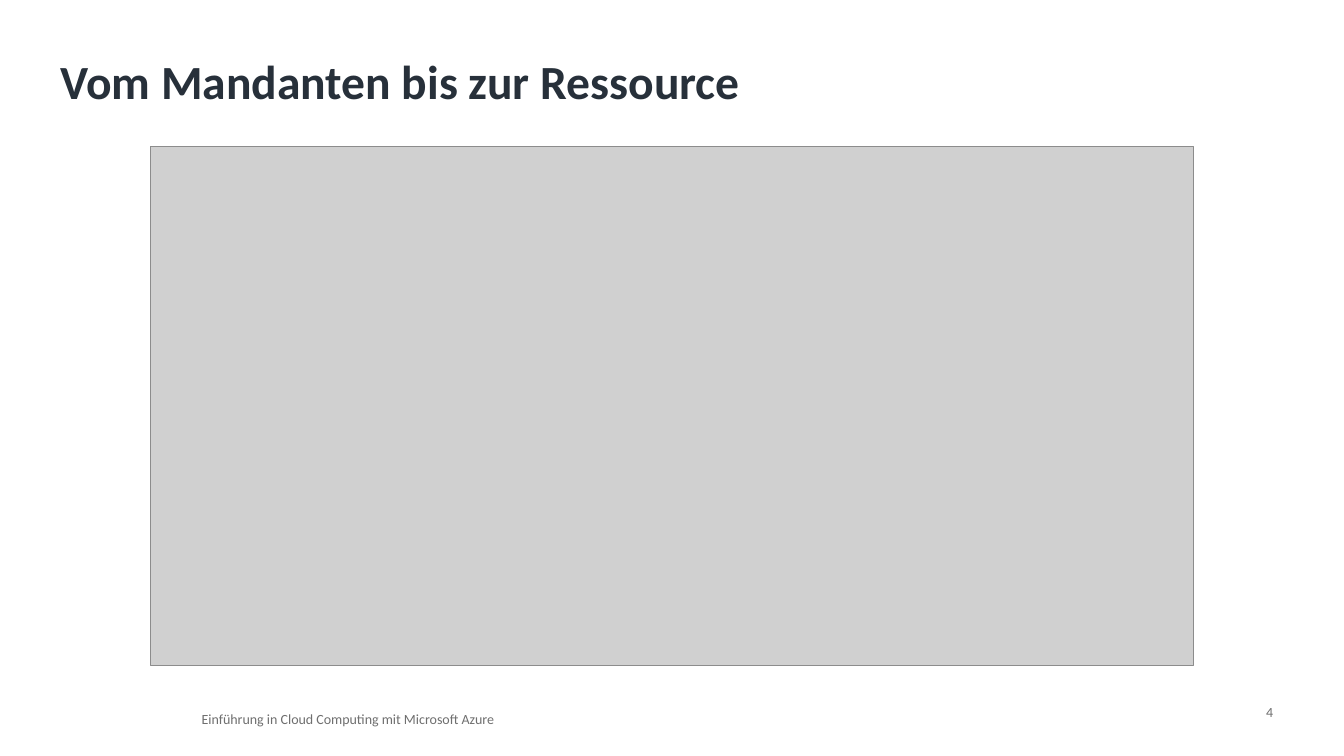
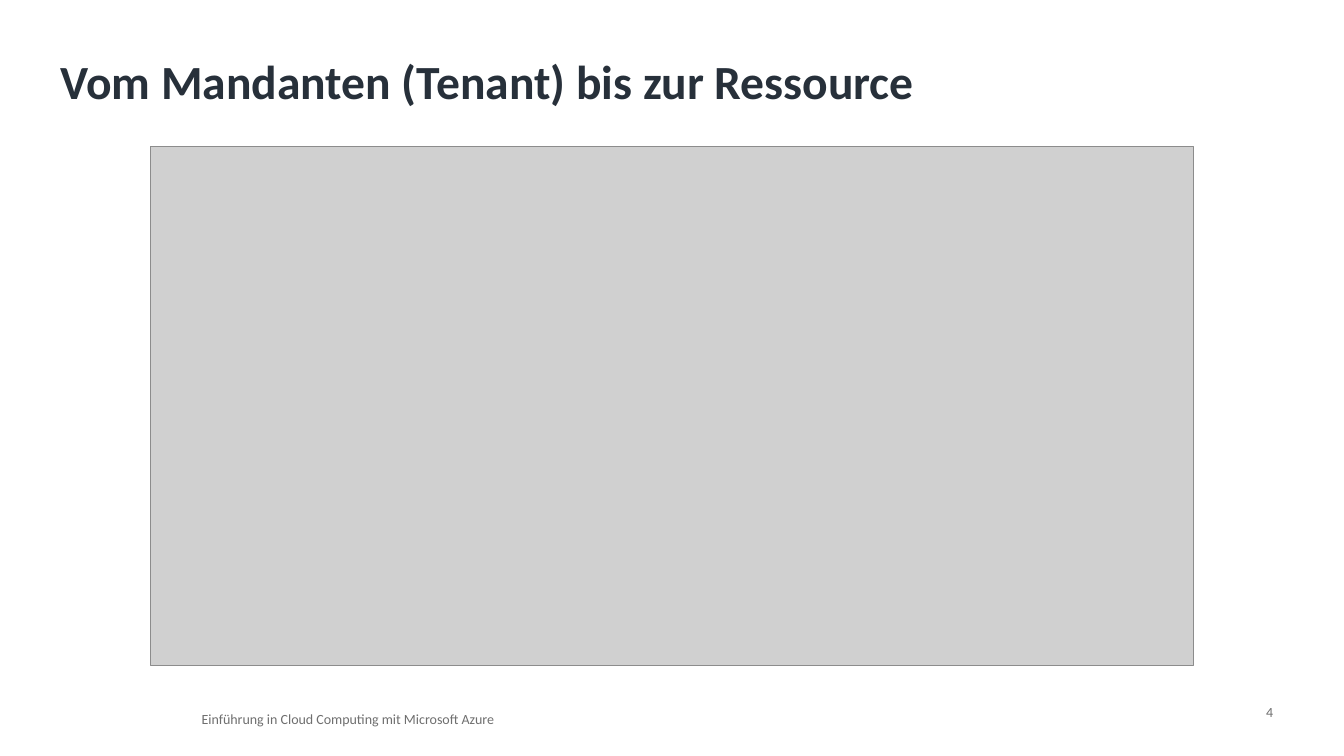
Before and after one commit to pat-teacher/azure-basics-training, a slide deck: slide 4 of praesentationen/input-03-azure-aufbau.pptx. Drawn at 1344x756 pixels with LibreOffice and Linux fonts; fonts in the diff are those of the drawing; grey boxes stand for pictures; background and template pictures are left out. Boxes give left, top, right and bottom in pixels: in the first picture for what was removed or moved away, otherwise in the second. Text is boxed around its words. In the diff, an @@ line names an element or a change of style, - is before the commit and + after.

```diff
--- a/praesentationen/input-03-azure-aufbau.pptx
+++ b/praesentationen/input-03-azure-aufbau.pptx
@@ title at (x1=60, y1=64, x2=914, y2=106): text changed @@
-Vom Mandanten bis zur Ressource
+Vom Mandanten (Tenant) bis zur Ressource
```
Also in this commit, not shown: 3 other slides changed, 44 other files.
